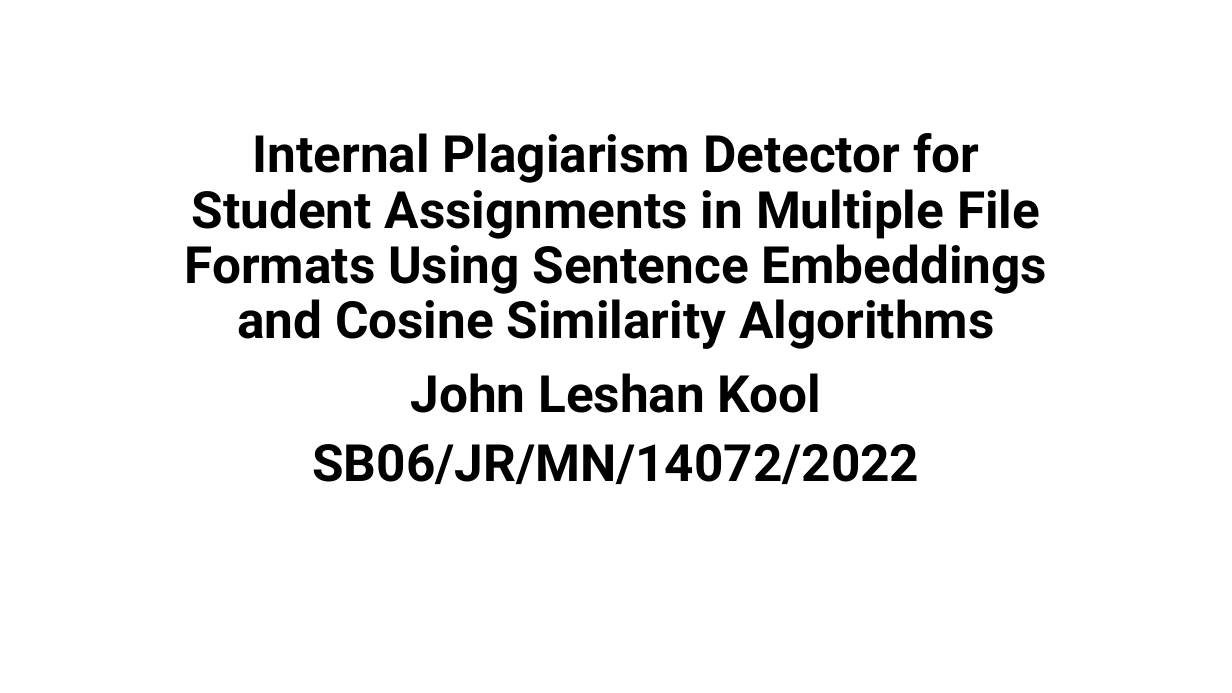
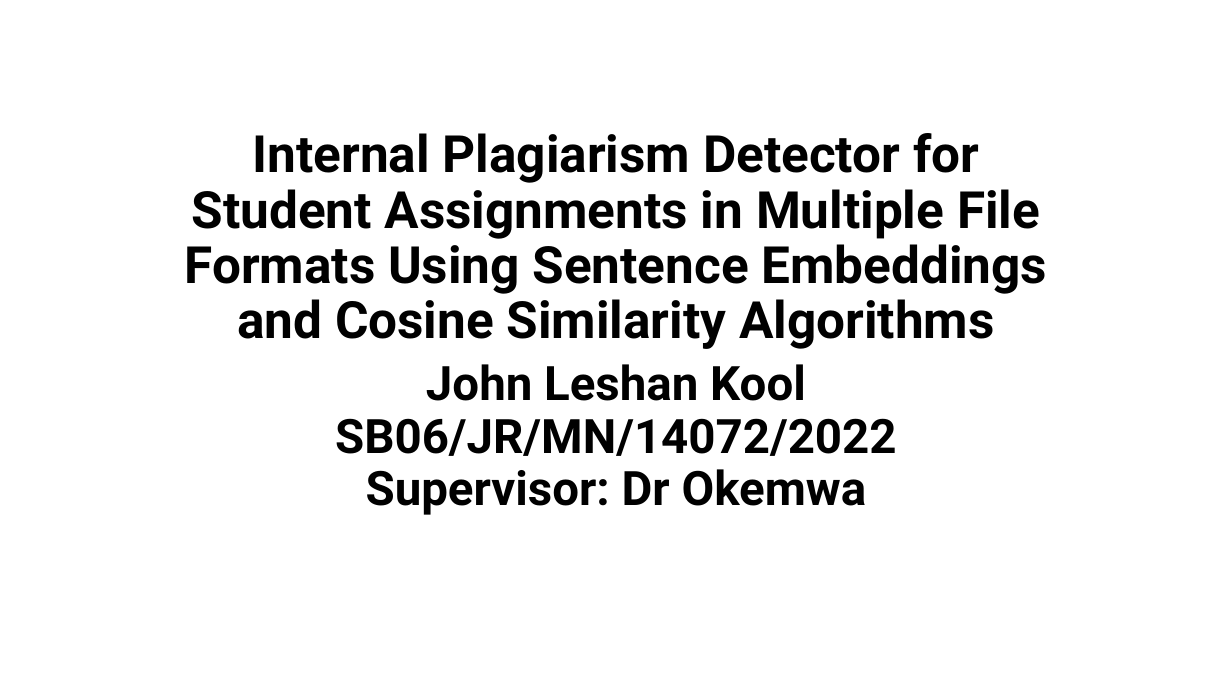
Before and after one commit to johnleshan/Plagiarism-Detector-Using-Sentence-Transformers, a slide deck: slide 1 of Documentation/Internal Plagiarism Detector.pptx. Drawn at 1232x693 pixels with LibreOffice and Linux fonts; fonts in the diff are those of the drawing. Boxes give left, top, right and bottom in pixels: in the first picture for what was removed or moved away, otherwise in the second. Text is boxed around its words. In the diff, an @@ line names an element or a change of style, - is before the commit and + after.

```diff
--- a/Documentation/Internal Plagiarism Detector.pptx
+++ b/Documentation/Internal Plagiarism Detector.pptx
@@ subtitle at bbox=[335, 364, 896, 456]: size 40 to 37 pt in "John Leshan Kool", "SB06/JR/MN/14072/2022"; line spacing 0.9 to 0.7 @@
@@ subtitle at bbox=[366, 469, 867, 515]: paragraph added @@
+Supervisor: Dr Okemwa
```
Also in this commit, not shown: 1 other slide changed, 3 slides added.
